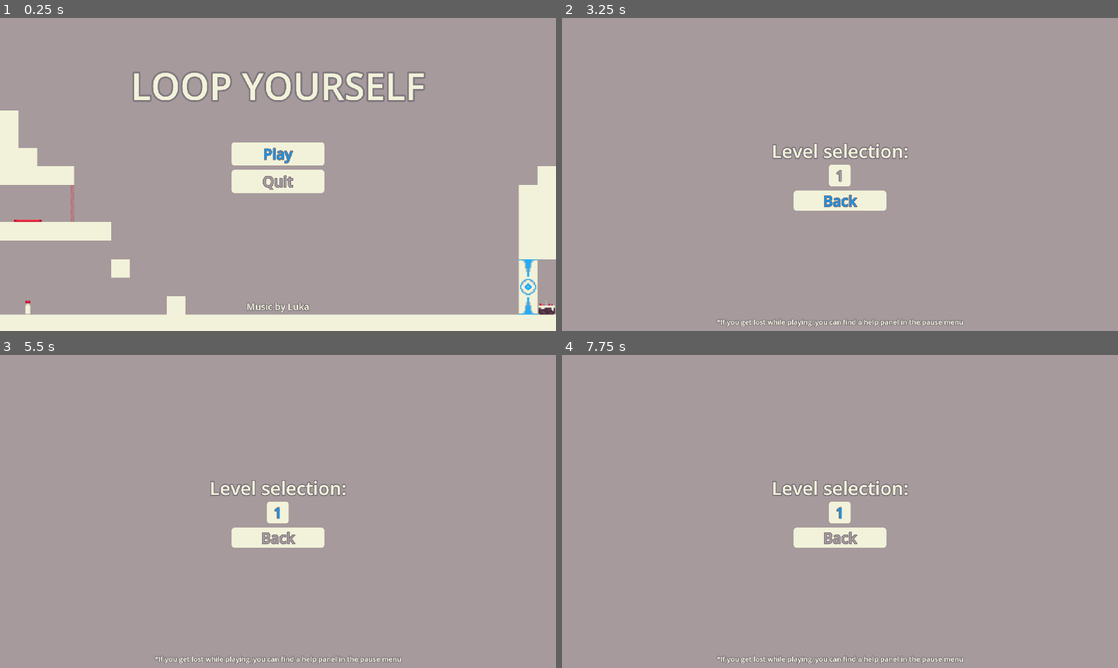
Above: before the commit, frames 1-4 (two rows, left to right).
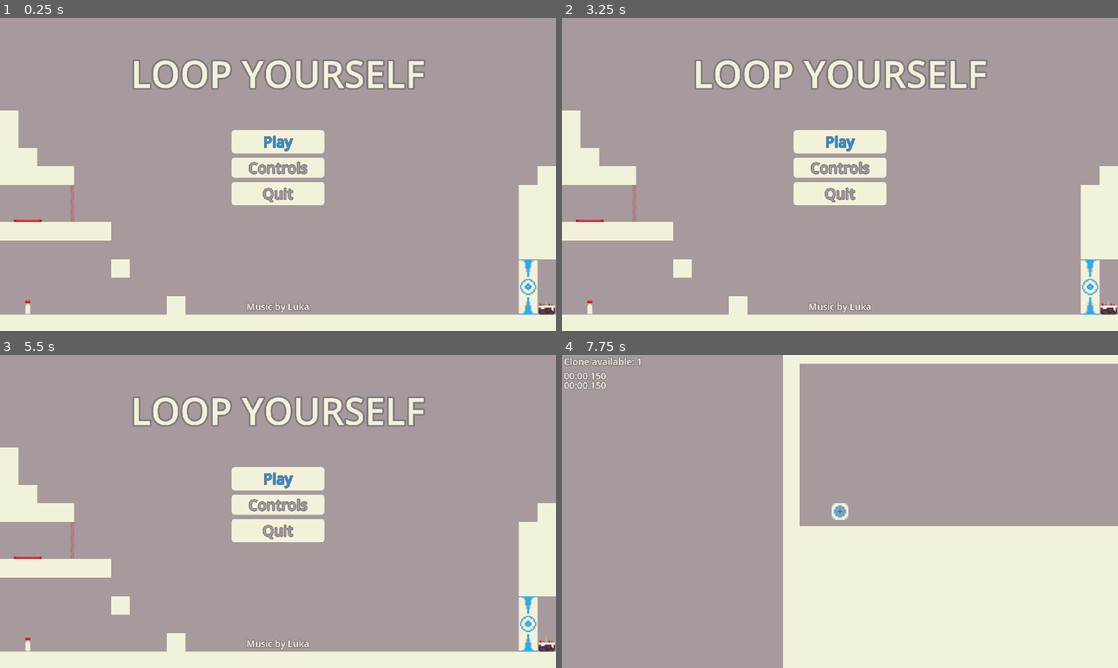
Above: after the commit, the same moments.

Repository: Arthurprnt/GMTK-GameJam2025
Game: Godot game, scene res://scenes/scenemanager.tscn
The game is run twice, just before and just after one commit, with the same random seed, the same clock (stepped at 60 frames per second) and the same inputs. Sound files missing from this copy of the repository are replaced by a short silence.
Inputs (mouse positions are in pixels of both pictures, inside the frame that each line leads up to):
- Up to frame 1 (0.25 s): no input
- Up to frame 2 (3.25 s): click (840, 168) at 0.5 s, where only the run after the commit has a clickable "Controls"; click "Play" at 1.25 s; click "Play" at 2 s; tap Enter (ui_accept) at 2.75 s; hold D (move_right) from 2.78 s (still down); tap A (a) at 2.85 s; tap Space (jump) at 3.02 s; tap B (b) at 3.05 s
- Up to frame 3 (5.5 s): release D (move_right) at 3.5 s; click (278, 536) at 3.5 s, where only the run before the commit has a clickable "Back"; click (278, 511) at 4.25 s, where only the run before the commit has a clickable "1"; hold D (move_right) from 5.03 s (still down); tap B (b) at 5.1 s; tap W (move_up) at 5.27 s; tap C (c) at 5.3 s
- Up to frame 4 (7.75 s): tap Enter (ui_accept) at 5.75 s; release D (move_right) at 5.78 s; hold Left (left) 5.78-6.53 s; tap C (c) at 5.85 s; tap E (e) at 6.05, 6.6 s; hold D (move_right) from 6.53 s (still down); tap W (move_up) at 6.77 s; tap K (k) at 6.8, 7.35 s; tap R (restart) at 7.25 s; tap Space (jump) at 7.52 s; tap L (l) at 7.55 s

The runs differ from the first frame. In frame 1, 6.1% of the frame differs, in the area x 23-77%, y 13-60%; in frame 2, 17%; in frame 3, 17%; in frame 4, 31%, in the area x 0-100%, y 0-100%.

Commit message:
Added controls menus

Diff:
--- a/project.godot
+++ b/project.godot
@@ -31,6 +31,14 @@
 "deadzone": 0.5,
 "events": [Object(InputEventKey,"resource_local_to_scene":false,"resource_name":"","device":0,"window_id":0,"alt_presse …(194 unchanged characters)…
 , Object(InputEventKey,"resource_local_to_scene":false,"resource_name":"","device":0,"window_id":0,"alt_pressed":false, …(185 unchanged characters)…
+, Object(InputEventKey,"resource_local_to_scene":false,"resource_name":"","device":-1,"window_id":0,"alt_pressed":false,"shift_pressed":false,"ctrl_pressed":false,"meta_pressed":false,"pressed":false,"keycode":0,"physical_keycode":32,"key_label":0,"unicode":32,"location":0,"echo":false,"script":null)
+]
+}
+ui_select={
+"deadzone": 0.5,
+"events": [Object(InputEventJoypadButton,"resource_local_to_scene":false,"resource_name":"","device":0,"button_index":3,"pressure":0.0,"pressed":false,"script":null)
+, Object(InputEventKey,"resource_local_to_scene":false,"resource_name":"","device":0,"window_id":0,"alt_pressed":false,"shift_pressed":false,"ctrl_pressed":false,"meta_pressed":false,"pressed":false,"keycode":32,"physical_keycode":0,"key_label":0,"unicode":32,"location":0,"echo":false,"script":null)
+, Object(InputEventKey,"resource_local_to_scene":false,"resource_name":"","device":-1,"window_id":0,"alt_pressed":false,"shift_pressed":false,"ctrl_pressed":false,"meta_pressed":false,"pressed":false,"keycode":0,"physical_keycode":32,"key_label":0,"unicode":32,"location":0,"echo":false,"script":null)
 ]
 }
 ui_left={
@@ -92,7 +100,8 @@
 }
 interact={
 "deadzone": 0.2,
-"events": [Object(InputEventKey,"resource_local_to_scene":fa …(140 unchanged characters)… d":false,"keycode":0,"physical_keycode":69,"key_label":0,"unicode":101,"location":0,"echo":false,"script":null)
+"events": [Object(InputEventKey,"resource_local_to_scene":fa …(140 unchanged characters)… d":false,"keycode":0,"physical_keycode":73,"key_label":0,"unicode":105,"location":0,"echo":false,"script":null)
+, Object(InputEventKey,"resource_local_to_scene":false,"resource_name":"","device":-1,"window_id":0,"alt_pressed":false,"shift_pressed":false,"ctrl_pressed":false,"meta_pressed":false,"pressed":false,"keycode":0,"physical_keycode":69,"key_label":0,"unicode":101,"location":0,"echo":false,"script":null)
 ]
 }
 restart={
--- /dev/null
+++ b/scenes/menus/controls_echap_menu.tscn
@@ -0,0 +1,89 @@
+[gd_scene load_steps=3 format=3 uid="uid://bhba77igndvhc"]
+
+[ext_resource type="Script" uid="uid://i3ghb3170w4h" path="res://scripts/menus/controls_echap_menu.gd" id="1_6ecsl"]
+[ext_resource type="Theme" uid="uid://cj661i3baqy8q" path="res://themes/level_button.tres" id="2_jl27b"]
+
+[node name="ControlsMenu" type="CanvasLayer"]
+script = ExtResource("1_6ecsl")
+
+[node name="MarginContainer" type="MarginContainer" parent="."]
+anchors_preset = 15
+anchor_right = 1.0
+anchor_bottom = 1.0
+grow_horizontal = 2
+grow_vertical = 2
+theme_override_constants/margin_left = 500
+theme_override_constants/margin_top = 270
+theme_override_constants/margin_right = 500
+theme_override_constants/margin_bottom = 270
+
+[node name="Panel" type="Panel" parent="MarginContainer"]
+layout_mode = 2
+theme = ExtResource("2_jl27b")
+
+[node name="VBoxContainer" type="VBoxContainer" parent="MarginContainer"]
+layout_mode = 2
+alignment = 1
+
+[node name="ControlsLabel" type="Label" parent="MarginContainer/VBoxContainer"]
+layout_mode = 2
+theme = ExtResource("2_jl27b")
+text = "Controls:"
+horizontal_alignment = 1
+
+[node name="HSeparator" type="HSeparator" parent="MarginContainer/VBoxContainer"]
+modulate = Color(1, 1, 1, 0)
+layout_mode = 2
+theme_override_constants/separation = 25
+
+[node name="HBoxContainer2" type="HBoxContainer" parent="MarginContainer/VBoxContainer"]
+layout_mode = 2
+alignment = 1
+
+[node name="ActionsLabel" type="Label" parent="MarginContainer/VBoxContainer/HBoxContainer2"]
+layout_mode = 2
+theme = ExtResource("2_jl27b")
+theme_override_constants/line_spacing = -5
+theme_override_constants/outline_size = 10
+theme_override_font_sizes/font_size = 32
+text = "Move:
+Interact:
+Start clone record:
+Summon clone:
+Retry current level:
+View links between objects:"
+
+[node name="VSeparator" type="VSeparator" parent="MarginContainer/VBoxContainer/HBoxContainer2"]
+modulate = Color(1, 1, 1, 0)
+layout_mode = 2
+theme_override_constants/separation = 50
+
+[node name="KeysLabel" type="Label" parent="MarginContainer/VBoxContainer/HBoxContainer2"]
+layout_mode = 2
+theme = ExtResource("2_jl27b")
+theme_override_constants/line_spacing = -5
+theme_override_constants/outline_size = 10
+theme_override_font_sizes/font_size = 32
+text = "WASD/ZQSD
+E/I
+O
+P
+R
+TAB"
+
+[node name="HSeparator2" type="HSeparator" parent="MarginContainer/VBoxContainer"]
+modulate = Color(1, 1, 1, 0)
+layout_mode = 2
+theme_override_constants/separation = 25
+
+[node name="HBoxContainer" type="HBoxContainer" parent="MarginContainer/VBoxContainer"]
+layout_mode = 2
+alignment = 1
+
+[node name="CloseButton" type="Button" parent="MarginContainer/VBoxContainer/HBoxContainer"]
+custom_minimum_size = Vector2(200, 0)
+layout_mode = 2
+theme = ExtResource("2_jl27b")
+text = "Close"
+
+[connection signal="pressed" from="MarginContainer/VBoxContainer/HBoxContainer/CloseButton" to="." method="_on_close_button_pressed"]
--- /dev/null
+++ b/scenes/menus/controls_menu.tscn
@@ -0,0 +1,101 @@
+[gd_scene load_steps=3 format=3 uid="uid://dhix0q4gg788i"]
+
+[ext_resource type="Script" uid="uid://dp4s6agqbwjqh" path="res://scripts/menus/controls_menu.gd" id="1_ibk35"]
+[ext_resource type="Theme" uid="uid://cj661i3baqy8q" path="res://themes/level_button.tres" id="2_jl27b"]
+
+[node name="ControlsMenu" type="Control"]
+layout_mode = 3
+anchors_preset = 15
+anchor_right = 1.0
+anchor_bottom = 1.0
+grow_horizontal = 2
+grow_vertical = 2
+script = ExtResource("1_ibk35")
+
+[node name="Background" type="ColorRect" parent="."]
+layout_mode = 1
+anchors_preset = 15
+anchor_right = 1.0
+anchor_bottom = 1.0
+grow_horizontal = 2
+grow_vertical = 2
+color = Color(0.65098, 0.603922, 0.611765, 1)
+
+[node name="MarginContainer" type="MarginContainer" parent="."]
+layout_mode = 1
+anchors_preset = 15
+anchor_right = 1.0
+anchor_bottom = 1.0
+grow_horizontal = 2
+grow_vertical = 2
+theme_override_constants/margin_left = 500
+theme_override_constants/margin_top = 270
+theme_override_constants/margin_right = 500
+theme_override_constants/margin_bottom = 270
+
+[node name="VBoxContainer" type="VBoxContainer" parent="MarginContainer"]
+layout_mode = 2
+alignment = 1
+
+[node name="ControlsLabel" type="Label" parent="MarginContainer/VBoxContainer"]
+layout_mode = 2
+theme = ExtResource("2_jl27b")
+text = "Controls:"
+horizontal_alignment = 1
+
+[node name="HSeparator" type="HSeparator" parent="MarginContainer/VBoxContainer"]
+modulate = Color(1, 1, 1, 0)
+layout_mode = 2
+theme_override_constants/separation = 25
+
+[node name="HBoxContainer2" type="HBoxContainer" parent="MarginContainer/VBoxContainer"]
+layout_mode = 2
+alignment = 1
+
+[node name="ActionsLabel" type="Label" parent="MarginContainer/VBoxContainer/HBoxContainer2"]
+layout_mode = 2
+theme = ExtResource("2_jl27b")
+theme_override_constants/line_spacing = -5
+theme_override_constants/outline_size = 10
+theme_override_font_sizes/font_size = 32
+text = "Move:
+Interact:
+Start clone record:
+Summon clone:
+Retry current level:
+View links between objects:"
+
+[node name="VSeparator" type="VSeparator" parent="MarginContainer/VBoxContainer/HBoxContainer2"]
+modulate = Color(1, 1, 1, 0)
+layout_mode = 2
+theme_override_constants/separation = 50
+
+[node name="KeysLabel" type="Label" parent="MarginContainer/VBoxContainer/HBoxContainer2"]
+layout_mode = 2
+theme = ExtResource("2_jl27b")
+theme_override_constants/line_spacing = -5
+theme_override_constants/outline_size = 10
+theme_override_font_sizes/font_size = 32
+text = "WASD/ZQSD
+E/I
+O
+P
+R
+TAB"
+
+[node name="HSeparator2" type="HSeparator" parent="MarginContainer/VBoxContainer"]
+modulate = Color(1, 1, 1, 0)
+layout_mode = 2
+theme_override_constants/separation = 25
+
+[node name="HBoxContainer" type="HBoxContainer" parent="MarginContainer/VBoxContainer"]
+layout_mode = 2
+alignment = 1
+
+[node name="CloseButton" type="Button" parent="MarginContainer/VBoxContainer/HBoxContainer"]
+custom_minimum_size = Vector2(200, 0)
+layout_mode = 2
+theme = ExtResource("2_jl27b")
+text = "Back"
+
+[connection signal="pressed" from="MarginContainer/VBoxContainer/HBoxContainer/CloseButton" to="." method="_on_close_button_pressed"]
--- a/scenes/menus/main_menu.tscn
+++ b/scenes/menus/main_menu.tscn
@@ -103,6 +103,11 @@
 theme = ExtResource("2_ovrgc")
 text = "Play"
 
+[node name="ControlsButton" type="Button" parent="VBoxContainer/MarginContainer/VBoxContainer"]
+layout_mode = 2
+theme = ExtResource("2_ovrgc")
+text = "Controls"
+
 [node name="QuitButton" type="Button" parent="VBoxContainer/MarginContainer/VBoxContainer"]
 custom_minimum_size = Vector2(250, 80)
 layout_mode = 2
@@ -136,4 +141,5 @@
 color = Color(0, 0, 0, 1)
 
 [connection signal="pressed" from="VBoxContainer/MarginContainer/VBoxContainer/PlayButton" to="." method="_on_play_button_pressed"]
+[connection signal="pressed" from="VBoxContainer/MarginContainer/VBoxContainer/ControlsButton" to="." method="_on_controls_button_pressed"]
 [connection signal="pressed" from="VBoxContainer/MarginContainer/VBoxContainer/QuitButton" to="." method="_on_quit_button_pressed"]
--- a/scenes/menus/pause_menu.tscn
+++ b/scenes/menus/pause_menu.tscn
@@ -13,9 +13,9 @@
 grow_horizontal = 2
 grow_vertical = 2
 theme_override_constants/margin_left = 500
-theme_override_constants/margin_top = 250
+theme_override_constants/margin_top = 230
 theme_override_constants/margin_right = 500
-theme_override_constants/margin_bottom = 250
+theme_override_constants/margin_bottom = 230
 
 [node name="Panel" type="Panel" parent="MarginContainer"]
 layout_mode = 2
@@ -57,6 +57,11 @@
 theme = ExtResource("1_fwndu")
 text = "Help"
 
+[node name="ControlsButton" type="Button" parent="MarginContainer/VBoxContainer/MarginContainer/VBoxContainer"]
+layout_mode = 2
+theme = ExtResource("1_fwndu")
+text = "Controls"
+
 [node name="QuitButton" type="Button" parent="MarginContainer/VBoxContainer/MarginContainer/VBoxContainer"]
 layout_mode = 2
 theme = ExtResource("1_fwndu")
@@ -65,4 +70,5 @@
 [connection signal="pressed" from="MarginContainer/VBoxContainer/MarginContainer/VBoxContainer/ResumeButton" to="." method="_on_resume_button_pressed"]
 [connection signal="pressed" from="MarginContainer/VBoxContainer/MarginContainer/VBoxContainer/RestartButton" to="." method="_on_restart_button_pressed"]
 [connection signal="pressed" from="MarginContainer/VBoxContainer/MarginContainer/VBoxContainer/HelpButton" to="." method="_on_help_button_pressed"]
+[connection signal="pressed" from="MarginContainer/VBoxContainer/MarginContainer/VBoxContainer/ControlsButton" to="." method="_on_controls_button_pressed"]
 [connection signal="pressed" from="MarginContainer/VBoxContainer/MarginContainer/VBoxContainer/QuitButton" to="." method="_on_quit_button_pressed"]
--- /dev/null
+++ b/scripts/menus/controls_echap_menu.gd
@@ -0,0 +1,20 @@
+extends CanvasLayer
+
+@onready var closeButton: Button = $MarginContainer/VBoxContainer/HBoxContainer/CloseButton
+
+func changeToMenu(path: String) -> void:
+	GLOBAL.sceneManager.changeScene(path, "menu")
+	queue_free()
+
+func closeMenu() -> void:
+	changeToMenu("res://scenes/menus/pause_menu.tscn")
+
+func _ready() -> void:
+	closeButton.grab_focus()
+
+func _physics_process(delta: float) -> void:
+	if Input.is_action_just_pressed("menu"):
+		closeMenu()
+
+func _on_close_button_pressed() -> void:
+	closeMenu()
--- /dev/null
+++ b/scripts/menus/controls_menu.gd
@@ -0,0 +1,9 @@
+extends Control
+
+@onready var closeButton: Button = $MarginContainer/VBoxContainer/HBoxContainer/CloseButton
+
+func _ready() -> void:
+	closeButton.grab_focus()
+
+func _on_close_button_pressed() -> void:
+	GLOBAL.sceneManager.changeScene("res://scenes/menus/main_menu.tscn", "control")
--- a/scripts/menus/help_menu.gd
+++ b/scripts/menus/help_menu.gd
@@ -1,5 +1,6 @@
 extends CanvasLayer
 
+@onready var background: ColorRect = $Background
 @onready var closeButton: Button = $MarginContainer/VBoxContainer/HBoxContainer/CloseButton
 @onready var instructionsLabel: Label = $MarginContainer/VBoxContainer/InstructionsLabel
 
--- a/scripts/menus/main_menu.gd
+++ b/scripts/menus/main_menu.gd
@@ -3,6 +3,7 @@
 @onready var spawnPos: Node2D = $LevelBackgound/SpawnPos
 @onready var levelBackgound: Node2D = $LevelBackgound
 @onready var playButton: Button = $VBoxContainer/MarginContainer/VBoxContainer/PlayButton
+@onready var controlsButton: Button = $VBoxContainer/MarginContainer/VBoxContainer/ControlsButton
 @onready var quitButton: Button = $VBoxContainer/MarginContainer/VBoxContainer/QuitButton
 @onready var blackFade: ColorRect = $BlackFade
 
@@ -27,10 +28,12 @@
 	"help": false
 }
 
+var spaceEvent = InputMap.action_get_events("ui_accept")[2]
 var exit: bool = false
 var exitValue: float = 1.8
 
 func funcToConnect() -> void:
+	InputMap.action_add_event("ui_accept", spaceEvent)
 	GLOBAL.sceneManager.changeScene("res://scenes/levels/level_0.tscn", "level")
 	GLOBAL.currentLevel = 0
 	GLOBAL.sceneManager.changeTimerLabelsVisibilityTo(false)
@@ -50,6 +53,13 @@
 		GLOBAL.sceneManager.changeTimerLabelsVisibilityTo(false)
 		GLOBAL.sceneManager.ost.stop()
 
+func _on_controls_button_pressed() -> void:
+	if !usedCode["help"]:
+		GLOBAL.sceneManager.changeScene("res://scenes/menus/controls_menu.tscn", "control")
+	else:
+		credit.text = "You lost it"
+
+
 func _on_quit_button_pressed() -> void:
 	if !usedCode["help"]:
 		exit = true
@@ -67,6 +77,7 @@
 		if currentInputs[k] == codes[k] && !usedCode[k]:
 			usedCode[k] = true
 			if k == "konami":
+				InputMap.action_erase_event("ui_accept", spaceEvent)
 				var player: CharacterBody2D = playerScene.instantiate()
 				player.JUMP_HEIGHT *= 2
 				player.get_child(0).queue_free()
@@ -77,6 +88,7 @@
 			elif k == "help":
 				GLOBAL.sceneManager.ost.stop()
 				playButton.theme = hardTheme
+				controlsButton.theme = hardTheme
 				quitButton.theme = hardTheme
 		elif currentInputs[k] != codes[k].duplicate().slice(0, currentInputs[k].size()):
 			currentInputs[k] = []
--- a/scripts/menus/pause_menu.gd
+++ b/scripts/menus/pause_menu.gd
@@ -29,6 +29,10 @@
 	queue_free()
 	GLOBAL.sceneManager.changeScene("res://scenes/menus/help_menu.tscn", "menu")
 
+func _on_controls_button_pressed() -> void:
+	queue_free()
+	GLOBAL.sceneManager.changeScene("res://scenes/menus/controls_echap_menu.tscn", "menu")
+
 func _on_quit_button_pressed() -> void:
 	closeMenu()
 	GLOBAL.sceneManager.changeScene("res://scenes/menus/main_menu.tscn", "control")
--- a/scripts/scenemanager.gd
+++ b/scripts/scenemanager.gd
@@ -16,7 +16,6 @@
 	"menu" = null,
 	"puzzle" = null,
 	"level" = null,
-	"3d" = null,
 	"2d" = null,
 	"control" = null
 }
Not shown, added: scripts/menus/controls_echap_menu.gd.uid
Not shown, added: scripts/menus/controls_menu.gd.uid
